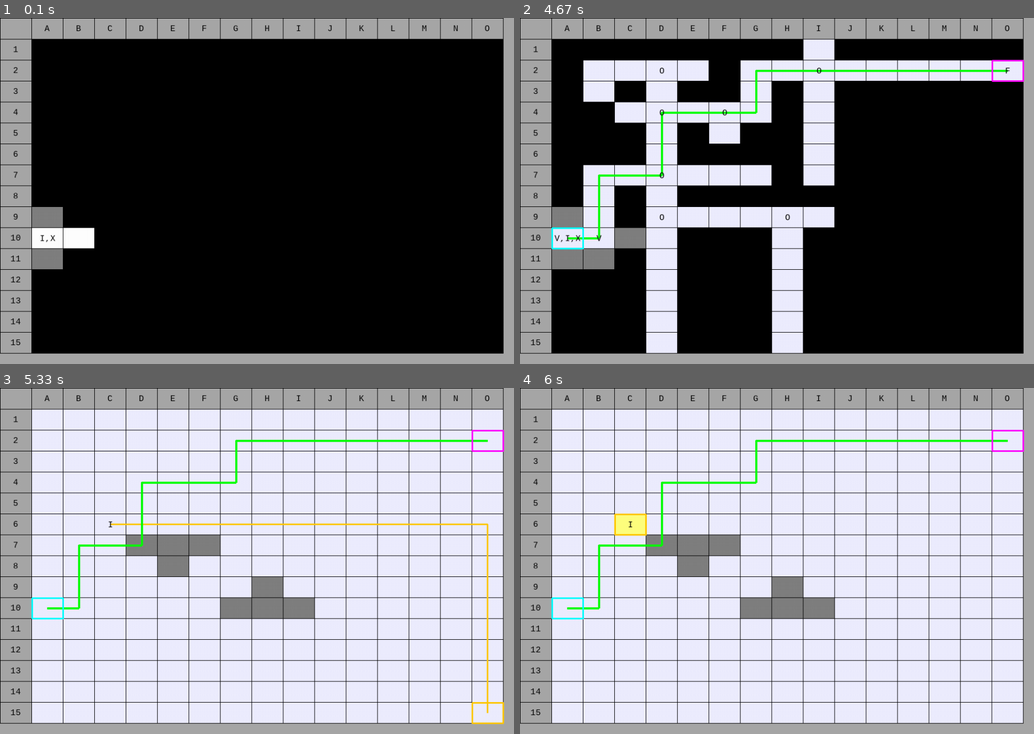
Above: before the commit, frames 1-4 (two rows, left to right).
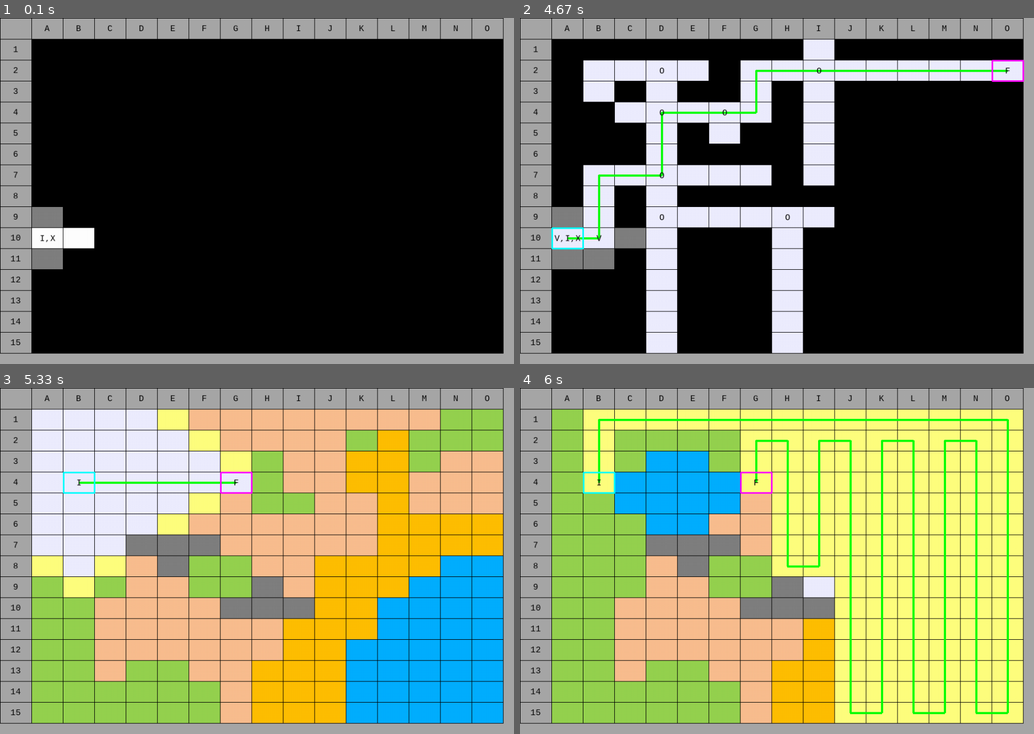
Above: after the commit, the same moments.

Repository: Edwin00821/FIA
Game: pygame game, started from agents-lab/main.py
Same seed, same stepped clock (60 frames per second), same inputs: the game is played once before the commit and once after it.
Inputs (mouse positions are in pixels of both pictures, inside the frame that each line leads up to):
- Up to frame 1 (0.1 s): no input
- Up to frame 2 (4.67 s): tap B at 0.33, 4.47 s; tap F at 0.67 s; click (843, 97) at 1.05 s; tap D at 1.33, 3.23 s; tap A at 1.67, 4.13 s; tap 1 at 2 s; tap C at 2.33 s
- Up to frame 3 (5.33 s): tap M at 4.8 s; tap B at 5.2 s; tap A at 5.28 s
- Up to frame 4 (6 s): tap B at 5.5 s; tap F at 5.63 s

Frames 1-2 are identical in both runs. In frame 3, 67% of the frame differs, in the area x 6-99%, y 6-98%; in frame 4, 79%, in the area x 6-99%, y 6-97%.

Commit message:
feat(practice-3): implement A* search algorithm
Implements the A* (A-Star) informed search algorithm, integrating heuristic-guided pathfinding into the core search functionality.

* Adds `core/heuristic.py` with:
    * `HeuristicType` enum (Manhattan, Euclidean, Chebyshev).
    * Heuristic distance functions (`manhattan_distance`, etc.).
    * `HeuristicFactory` to create heuristic functions from type or string.
* Adds `core/search/astar.py`:
    * Defines `AStarSearch` class implementing the search algorithm.
    * Uses `heapq` for the open set (priority queue).
    * Integrates `heuristic_func` and `cost_strategy`.
* Updates `core/search/search_node.py`:
    * Adds `g_cost`, `h_cost`, and `f_cost` attributes for A*.
    * Implements `__lt__` (less than) based on `f_cost` for priority queue sorting.
    * Updates `children` initialization using `default_factory`.
* Updates `core/search/search_controller.py`:
    * Adds `ASTAR` to the `SearchAlgorithmType` enum.

Diff:
--- a/agents-lab/data/map/config.json
+++ b/agents-lab/data/map/config.json
@@ -1,8 +1,8 @@
 {
   "mode": "map",
   "map_path": "data/map/board.csv",
-  "initial_position": [5, 2],
-  "goal_position": [8, 7],
-  "entity_type": "human",
+  "initial_position": [3, 1],
+  "goal_position": [3, 6],
+  "entity_type": "monkey",
   "entity_config": {}
 }
--- /dev/null
+++ b/agents-lab/src/core/heuristic.py
@@ -0,0 +1,106 @@
+from typing import Tuple, Callable
+from enum import Enum
+
+
+class HeuristicType(Enum):
+    """Tipos de funciones heurísticas disponibles."""
+    MANHATTAN = "manhattan"
+    EUCLIDEAN = "euclidean"
+    CHEBYSHEV = "chebyshev"
+
+
+def manhattan_distance(pos1: Tuple[int, int], pos2: Tuple[int, int]) -> float:
+    """
+    Calcula la distancia Manhattan entre dos posiciones.
+
+    La distancia Manhattan es la suma de las diferencias absolutas
+    de las coordenadas. Es admisible para movimiento en grid sin diagonales.
+
+    Args:
+        pos1: Primera posición (row, col)
+        pos2: Segunda posición (row, col)
+
+    Returns:
+        Distancia Manhattan
+    """
+    return abs(pos1[0] - pos2[0]) + abs(pos1[1] - pos2[1])
+
+
+def euclidean_distance(pos1: Tuple[int, int], pos2: Tuple[int, int]) -> float:
+    """
+    Calcula la distancia Euclidiana entre dos posiciones.
+
+    La distancia Euclidiana es la línea recta entre dos puntos.
+    Es admisible pero puede no ser óptima para grids sin diagonales.
+
+    Args:
+        pos1: Primera posición (row, col)
+        pos2: Segunda posición (row, col)
+
+    Returns:
+        Distancia Euclidiana
+    """
+    return ((pos1[0] - pos2[0])**2 + (pos1[1] - pos2[1])**2)**0.5
+
+
+def chebyshev_distance(pos1: Tuple[int, int], pos2: Tuple[int, int]) -> float:
+    """
+    Calcula la distancia Chebyshev entre dos posiciones.
+
+    La distancia Chebyshev es el máximo de las diferencias absolutas.
+    Es admisible para movimiento con diagonales.
+
+    Args:
+        pos1: Primera posición (row, col)
+        pos2: Segunda posición (row, col)
+
+    Returns:
+        Distancia Chebyshev
+    """
+    return max(abs(pos1[0] - pos2[0]), abs(pos1[1] - pos2[1]))
+
+
+class HeuristicFactory:
+    """Fábrica para obtener funciones heurísticas."""
+
+    _heuristics = {
+        HeuristicType.MANHATTAN: manhattan_distance,
+        HeuristicType.EUCLIDEAN: euclidean_distance,
+        HeuristicType.CHEBYSHEV: chebyshev_distance,
+    }
+
+    @classmethod
+    def get(cls, heuristic_type: HeuristicType) -> Callable[[Tuple[int, int], Tuple[int, int]], float]:
+        """
+        Obtiene una función heurística.
+
+        Args:
+            heuristic_type: Tipo de heurística
+
+        Returns:
+            Función heurística
+
+        Raises:
+            ValueError: Si el tipo no es válido
+        """
+        heuristic = cls._heuristics.get(heuristic_type)
+        if not heuristic:
+            raise ValueError(f"Tipo de heurística desconocido: {heuristic_type}")
+        return heuristic
+
+    @classmethod
+    def from_string(cls, heuristic_str: str) -> Callable[[Tuple[int, int], Tuple[int, int]], float]:
+        """
+        Obtiene una función heurística desde un string.
+
+        Args:
+            heuristic_str: String del tipo de heurística
+
+        Returns:
+            Función heurística
+        """
+        try:
+            heuristic_type = HeuristicType(heuristic_str.lower())
+            return cls.get(heuristic_type)
+        except ValueError:
+            raise ValueError(f"Tipo de heurística desconocido: {heuristic_str}")
--- /dev/null
+++ b/agents-lab/src/core/search/astar.py
@@ -0,0 +1,198 @@
+from typing import Tuple, List, Set, Optional, Callable
+import heapq
+
+from .search_algorithm import SearchAlgorithm
+from .search_node import SearchNode
+from .search_result import SearchResult
+
+from ..map import Map
+from ..cost_strategy import CostStrategy
+
+
+class AStarSearch(SearchAlgorithm):
+    """
+    Implementación del algoritmo A*.
+
+    A* es un algoritmo de búsqueda informada que utiliza una función
+    heurística para guiar la búsqueda hacia el objetivo de manera eficiente.
+    """
+
+    def __init__(
+        self,
+        heuristic_func: Callable[[Tuple[int, int], Tuple[int, int]], float],
+        cost_strategy: Optional[CostStrategy] = None
+    ):
+        """
+        Inicializa el algoritmo A*.
+
+        Args:
+            heuristic_func: Función heurística h(n)
+            cost_strategy: Estrategia de costos por terreno (opcional)
+        """
+        self.heuristic_func = heuristic_func
+        self.cost_strategy = cost_strategy
+
+    def search(
+        self,
+        map_obj: Map,
+        start: Tuple[int, int],
+        goal: Tuple[int, int]
+    ) -> SearchResult:
+        """
+        Ejecuta la búsqueda A* desde start hasta goal.
+
+        Args:
+            map_obj: Mapa donde buscar
+            start: Posición inicial (row, col)
+            goal: Posición objetivo (row, col)
+
+        Returns:
+            SearchResult con el resultado de la búsqueda
+        """
+        # Inicializar nodo raíz
+        root = SearchNode(
+            position=start,
+            g_cost=0.0,
+            h_cost=self.heuristic_func(start, goal),
+        )
+        root.f_cost = root.g_cost + root.h_cost
+
+        # Open set (priority queue) y closed set
+        open_set: List[SearchNode] = [root]
+        closed_set: Set[Tuple[int, int]] = set()
+
+        # Diccionario para tracking de nodos por posición
+        nodes_by_position = {start: root}
+
+        nodes_expanded = 0
+
+        while open_set:
+            # Obtener nodo con menor f_cost
+            current = heapq.heappop(open_set)
+
+            # Si ya fue visitado, skip
+            if current.position in closed_set:
+                continue
+
+            # Marcar como visitado
+            closed_set.add(current.position)
+            nodes_expanded += 1
+
+            # ¿Llegamos al objetivo?
+            if current.position == goal:
+                return SearchResult(
+                    success=True,
+                    root_node=root,
+                    goal_node=current,
+                    solution_path=current.get_path_positions(),
+                    nodes_expanded=nodes_expanded,
+                    path_cost=current.g_cost
+                )
+
+            # Expandir vecinos
+            neighbors = self._get_neighbors(map_obj, current.position)
+
+            for neighbor_pos in neighbors:
+                # Si ya fue visitado, skip
+                if neighbor_pos in closed_set:
+                    continue
+
+                # Calcular costo del movimiento
+                move_cost = self._get_movement_cost(map_obj, neighbor_pos)
+                tentative_g = current.g_cost + move_cost
+
+                # Verificar si ya existe el nodo
+                if neighbor_pos in nodes_by_position:
+                    neighbor_node = nodes_by_position[neighbor_pos]
+
+                    # Si encontramos un camino mejor, actualizar
+                    if tentative_g < neighbor_node.g_cost:
+                        neighbor_node.g_cost = tentative_g
+                        neighbor_node.f_cost = neighbor_node.g_cost + neighbor_node.h_cost
+                        neighbor_node.parent = current
+
+                        # Re-agregar a open_set con nuevo costo
+                        heapq.heappush(open_set, neighbor_node)
+                else:
+                    # Crear nuevo nodo
+                    neighbor_node = SearchNode(
+                        position=neighbor_pos,
+                        g_cost=tentative_g,
+                        h_cost=self.heuristic_func(neighbor_pos, goal),
+                    )
+                    neighbor_node.f_cost = neighbor_node.g_cost + neighbor_node.h_cost
+                    neighbor_node.parent = current
+
+                    nodes_by_position[neighbor_pos] = neighbor_node
+                    heapq.heappush(open_set, neighbor_node)
+
+                    # Agregar como hijo para construir árbol
+                    current.add_child(neighbor_node)
+
+        # No se encontró camino
+        return SearchResult(
+            success=False,
+            root_node=root,
+            goal_node=None,
+            solution_path=[],
+            nodes_expanded=nodes_expanded,
+            path_cost=float('inf')
+        )
+
+    def _get_neighbors(self, map_obj: Map, position: Tuple[int, int]) -> List[Tuple[int, int]]:
+        """
+        Obtiene las posiciones vecinas válidas (4-conectividad).
+
+        Args:
+            map_obj: Mapa
+            position: Posición actual
+
+        Returns:
+            Lista de posiciones vecinas válidas
+        """
+        row, col = position
+        neighbors = []
+
+        # 4 direcciones: arriba, derecha, abajo, izquierda
+        directions = [(-1, 0), (0, 1), (1, 0), (0, -1)]
+
+        for dr, dc in directions:
+            new_row, new_col = row + dr, col + dc
+
+            # Verificar límites
+            if not (0 <= new_row < map_obj.rows and 0 <= new_col < map_obj.cols):
+                continue
+
+            cell = map_obj.grid[new_row][new_col]
+
+            # Verificar si es transitable según estrategia de costos
+            if self.cost_strategy:
+                if not self.cost_strategy.can_traverse(cell.terrain):
+                    continue
+            else:
+                if not cell.is_passable():
+                    continue
+
+            neighbors.append((new_row, new_col))
+
+        return neighbors
+
+    def _get_movement_cost(self, map_obj: Map, position: Tuple[int, int]) -> float:
+        """
+        Obtiene el costo de moverse a una posición.
+
+        Args:
+            map_obj: Mapa
+            position: Posición destino
+
+        Returns:
+            Costo de movimiento
+        """
+        row, col = position
+        cell = map_obj.grid[row][col]
+
+        if self.cost_strategy:
+            return self.cost_strategy.get_cost(cell.terrain)
+
+        # Costo por defecto
+        return 1.0
--- a/agents-lab/src/core/search/search_controller.py
+++ b/agents-lab/src/core/search/search_controller.py
@@ -11,6 +11,7 @@
     """Tipos de algoritmos de búsqueda disponibles."""
     BFS = "bfs"
     DFS = "dfs"
+    ASTAR = "astar"
 
 
 class SearchController:
--- a/agents-lab/src/core/search/search_node.py
+++ b/agents-lab/src/core/search/search_node.py
@@ -1,5 +1,5 @@
-from typing import Optional, Tuple, List
-from dataclasses import dataclass
+from typing import Optional, List, Tuple
+from dataclasses import dataclass, field
 
 
 @dataclass
@@ -7,24 +7,27 @@
     """
     Nodo en el árbol de búsqueda.
 
-    Representa un estado en la exploración del laberinto, incluyendo
-    su posición, padre, hijos y metadatos para visualización.
+    Representa un estado en el espacio de búsqueda con información
+    sobre su posición, padre, hijos y costos (para A*).
     """
+
     position: Tuple[int, int]
     parent: Optional['SearchNode'] = None
-    children: List['SearchNode'] = None
+    children: List['SearchNode'] = field(default_factory=list)
     depth: int = 0
+
+    # Atributos para algoritmos informados (A*)
+    g_cost: float = 0.0  # Costo acumulado desde el inicio
+    h_cost: float = 0.0  # Heurística al objetivo
+    f_cost: float = 0.0  # f = g + h
+
+    # Metadatos
     is_decision_point: bool = False
     is_dead_end: bool = False
 
-    def __post_init__(self):
-        """Inicializa la lista de hijos si es None."""
-        if self.children is None:
-            self.children = []
-
     def add_child(self, child: 'SearchNode') -> None:
         """
-        Agrega un hijo a este nodo.
+        Agrega un nodo hijo.
 
         Args:
             child: Nodo hijo a agregar
@@ -32,6 +35,15 @@
         self.children.append(child)
         child.parent = self
         child.depth = self.depth + 1
+
+    def is_leaf(self) -> bool:
+        """
+        Verifica si el nodo es una hoja (sin hijos).
+
+        Returns:
+            True si no tiene hijos
+        """
+        return len(self.children) == 0
 
     def get_path_to_root(self) -> List['SearchNode']:
         """
@@ -42,7 +54,7 @@
         """
         path = []
         current = self
-        while current is not None:
+        while current:
             path.append(current)
             current = current.parent
         return list(reversed(path))
@@ -56,29 +68,41 @@
         """
         return [node.position for node in self.get_path_to_root()]
 
-    def is_leaf(self) -> bool:
+    def __lt__(self, other: 'SearchNode') -> bool:
         """
-        Verifica si este nodo es una hoja (sin hijos).
+        Comparación para priority queue (menor f_cost tiene prioridad).
+
+        Args:
+            other: Otro nodo a comparar
 
         Returns:
-            True si es hoja
+            True si este nodo tiene menor f_cost
         """
-        return len(self.children) == 0
+        return self.f_cost < other.f_cost
 
     def __eq__(self, other) -> bool:
-        """Compara nodos por posición."""
+        """
+        Comparación de igualdad basada en posición.
+
+        Args:
+            other: Otro objeto a comparar
+
+        Returns:
+            True si tienen la misma posición
+        """
         if not isinstance(other, SearchNode):
             return False
         return self.position == other.position
 
     def __hash__(self) -> int:
-        """Hash basado en posición para uso en sets/dicts."""
+        """
+        Hash basado en posición para usar en sets/dicts.
+
+        Returns:
+            Hash de la posición
+        """
         return hash(self.position)
 
-    def __str__(self) -> str:
-        """Representación string del nodo."""
-        return f"SearchNode(pos={self.position}, depth={self.depth}, children={len(self.children)})"
-
     def __repr__(self) -> str:
-        """Representación detallada para debug."""
-        return self.__str__()
+        """Representación para debug."""
+        return f"SearchNode(pos={self.position}, f={self.f_cost:.1f}, g={self.g_cost:.1f}, h={self.h_cost:.1f})"
